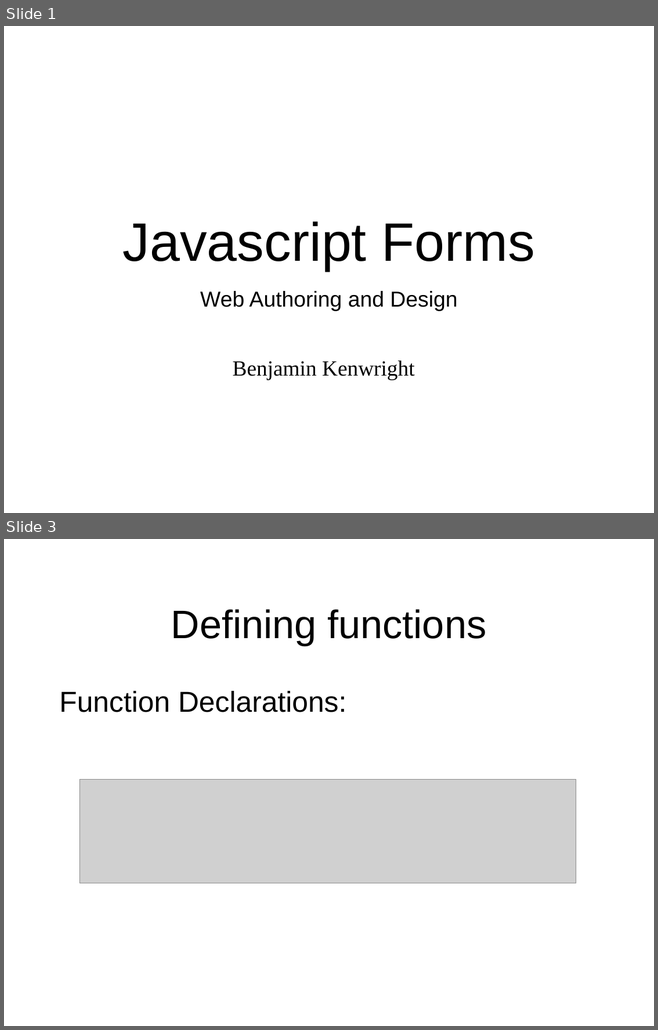
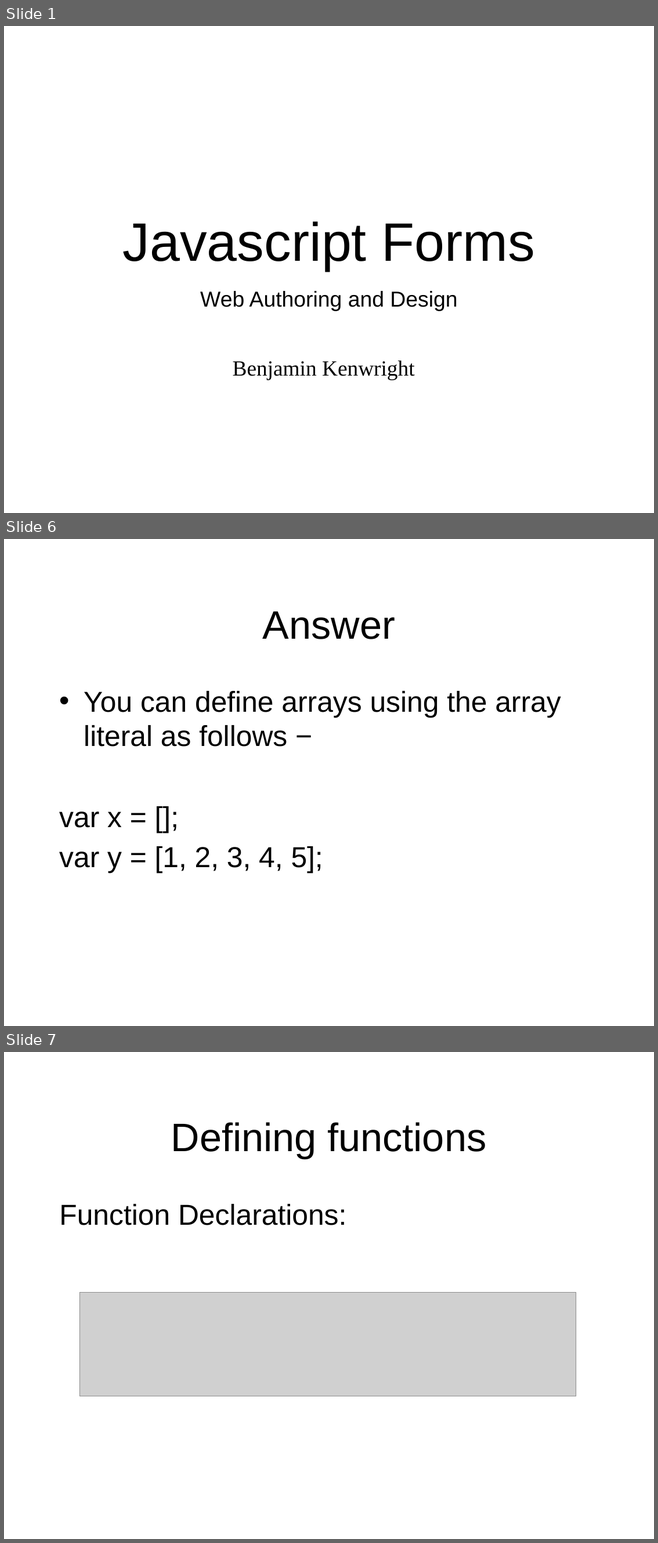
Before and after one commit to octaviordz/zjnu2017.github.io, a slide deck: WAD/lectures/110--Javascript.Forms.pptx. Shown one above the other, each under a label of ours: slides 1 and 3 before the commit, slides 1, 6 and 7 after it; the slides between them are not shown. The pictures are 658x1030 and 658x1543 pixels, drawn with LibreOffice and Linux fonts; fonts in the diff are those of the drawing; grey boxes stand for pictures. Boxes give left, top, right and bottom in pixels: in the first picture for what was removed or moved away, otherwise in the second. Text is boxed around its words. In the diff, an @@ line names an element or a change of style, - is before the commit and + after.

```diff
--- a/WAD/lectures/110--Javascript.Forms.pptx
+++ b/WAD/lectures/110--Javascript.Forms.pptx
@@ slide 6 added at <box>4,539,654,1026</box>, background #FFFFFF @@
@@ title added at <box>263,611,395,639</box>, 44 pt, text #000000 @@
+Answer
@@ text added at <box>59,691,560,874</box>, 32 pt, text #000000 @@
+• You can define arrays using the array literal as follows −
+var x = [];
+var y = [1, 2, 3, 4, 5];
@@ what was slide 3 is now slide 7 @@
```
Also in this commit, not shown: 1 slide changed, 3 other slides added.
